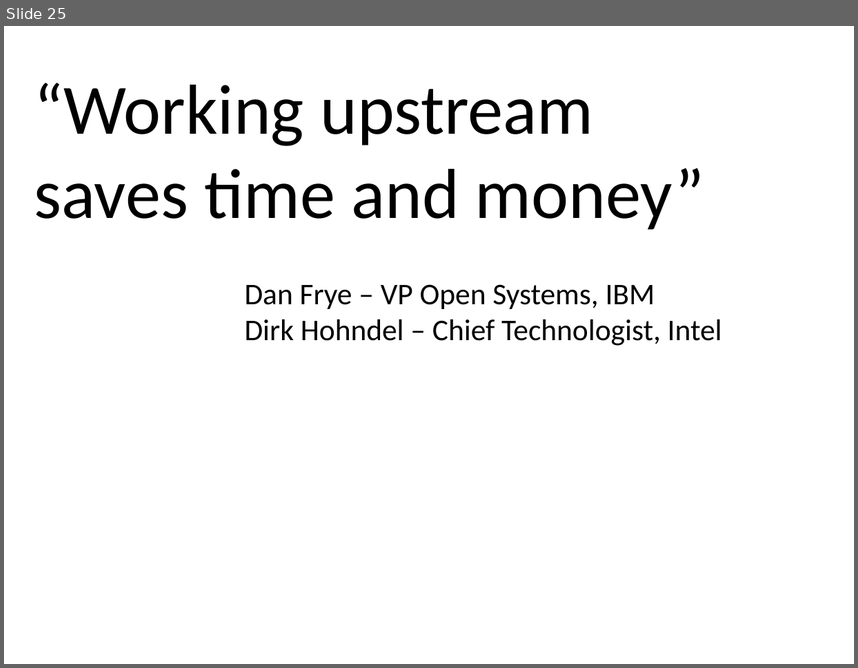
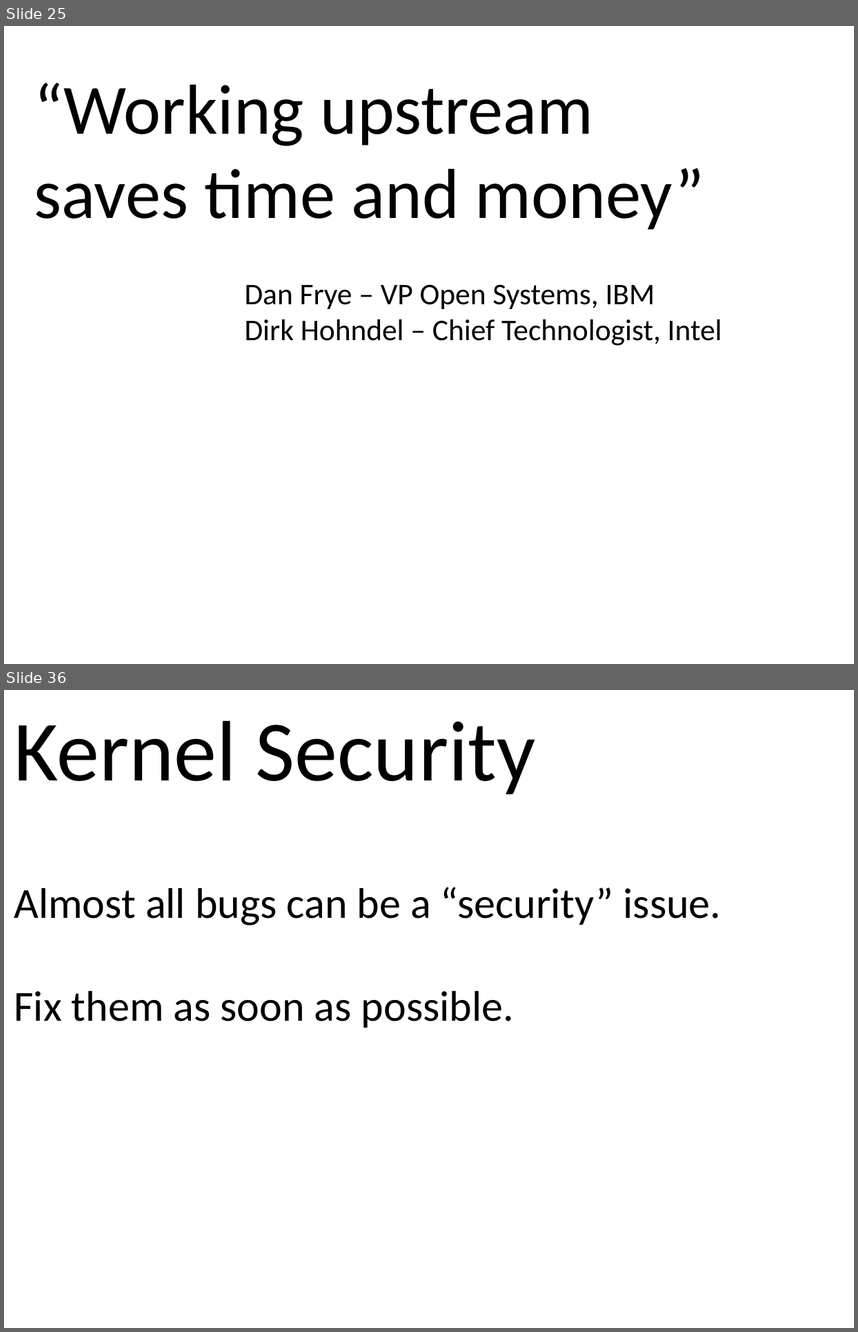
Before and after one commit to gregkh/kernel-development, a slide deck: kernel-development.odp. Shown one above the other, each under a label of ours: slide 25 before the commit, slides 25 and 36 after it; the slides between them are not shown. The pictures are 858x668 and 858x1332 pixels, drawn with LibreOffice and Linux fonts; fonts in the diff are those of the drawing. Boxes give left, top, right and bottom in pixels: in the first picture for what was removed or moved away, otherwise in the second. Text is boxed around its words. In the diff, an @@ line names an element or a change of style, - is before the commit and + after.

Commit message:
stable and security stuff added

```diff
--- a/kernel-development.odp
+++ b/kernel-development.odp
@@ slide 36 added at box(4, 690, 854, 1328), background #FFFFFF @@
@@ text added at box(14, 720, 722, 1027), 40 pt, text #000000 @@
+Kernel Security
+Almost all bugs can be a “security” issue.
+Fix them as soon as possible.
```
Also in this commit, not shown: 16 slides changed, 8 other slides added, 1 other file.
